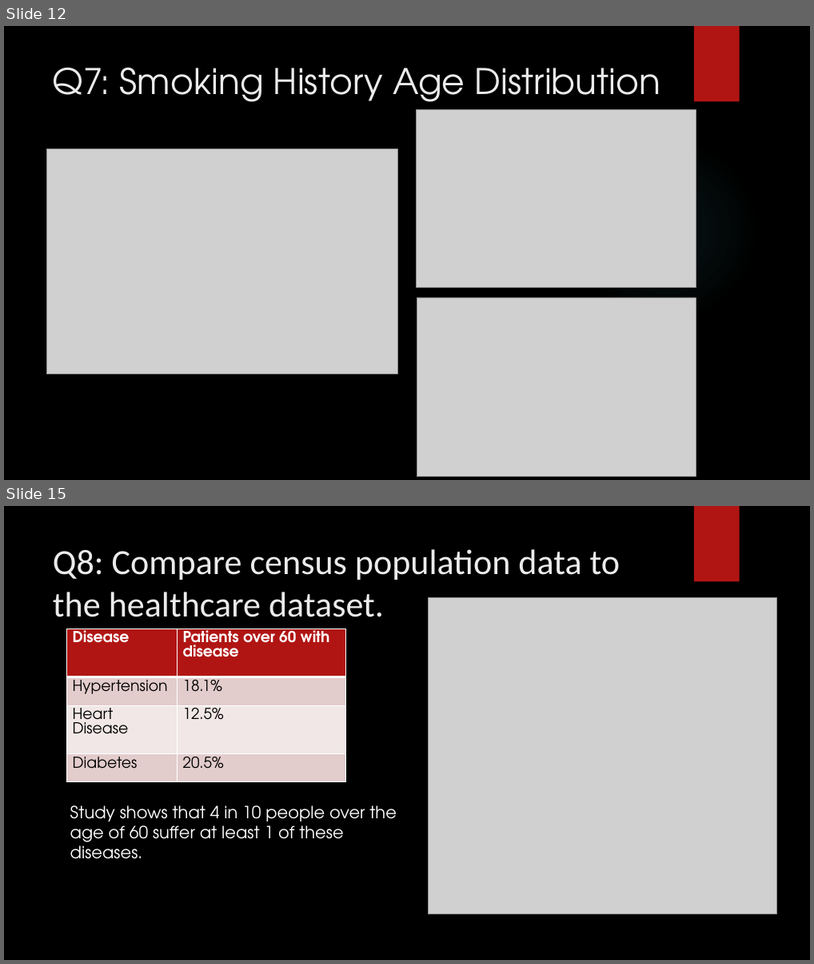
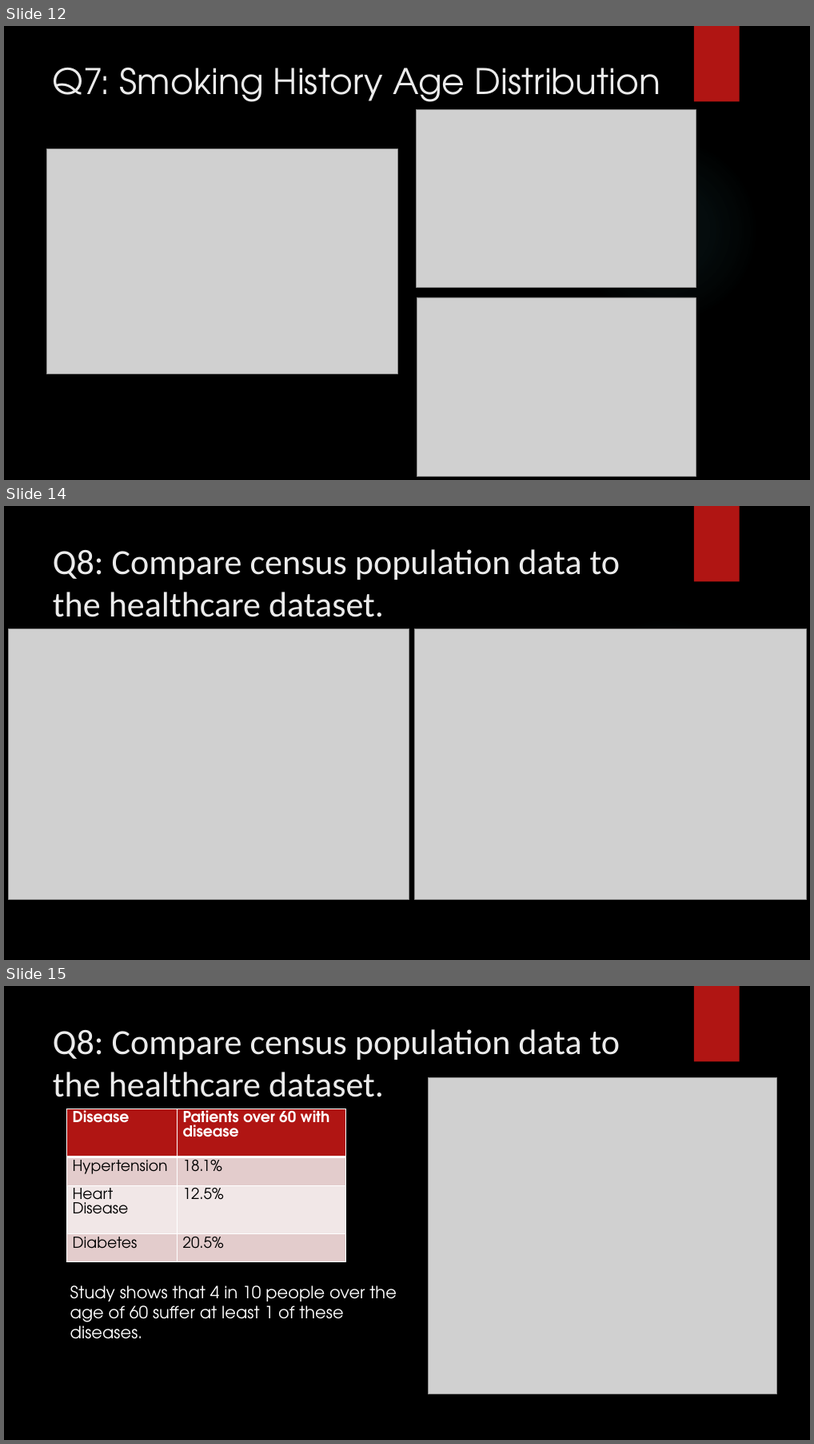
Before and after one commit to ktennant5378/Group-Project-1, a slide deck: Disease_Predictor.pptx. Shown one above the other, each under a label of ours: slides 12 and 15 before the commit, slides 12, 14 and 15 after it; the slides between them are not shown. The pictures are 814x964 and 814x1444 pixels, drawn with LibreOffice and Linux fonts; fonts in the diff are those of the drawing; grey boxes stand for pictures; background and template pictures are left out. Boxes give left, top, right and bottom in pixels: in the first picture for what was removed or moved away, otherwise in the second. Text is boxed around its words. In the diff, an @@ line names an element or a change of style, - is before the commit and + after.

```diff
--- a/Disease_Predictor.pptx
+++ b/Disease_Predictor.pptx
@@ slide 14 added at (4,506,810,960), background picture (left out); not listed: 2 template elements that a slide beside it also shows @@
@@ title added at (53,549,621,617), 42 pt, text #EBEBEB @@
+Q8: Compare census population data to the healthcare dataset.
@@ picture added at (9,629,410,900) @@
@@ picture added at (414,629,806,900) @@
```
Also in this commit, not shown: 2 slides changed, 1 slide removed.
